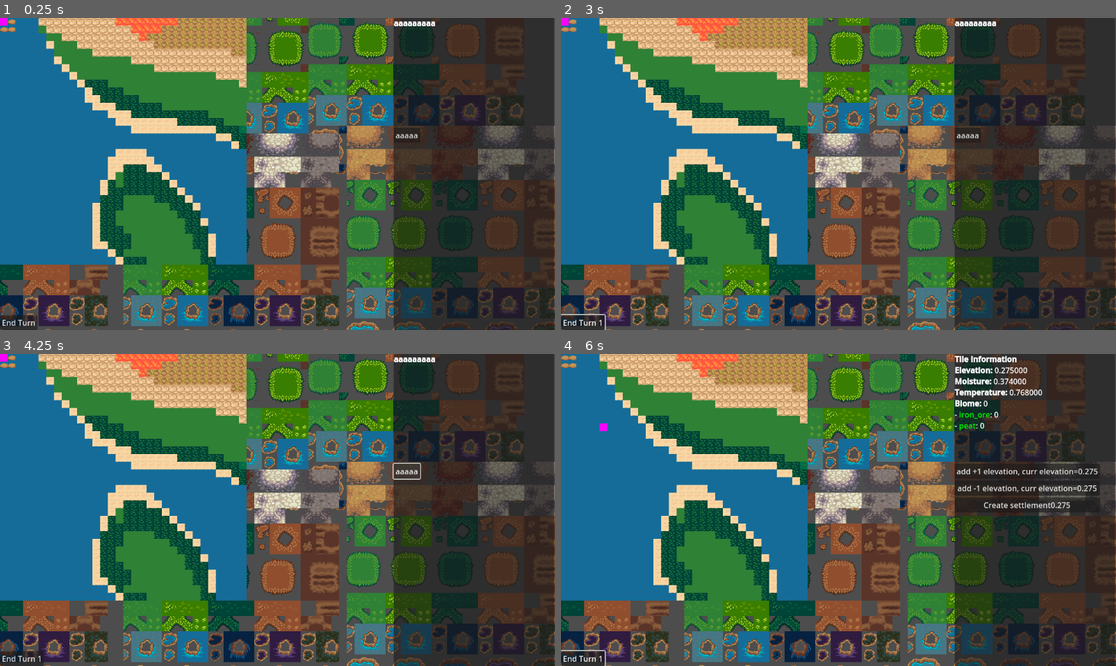
Above: before the commit, frames 1-4 (two rows, left to right).
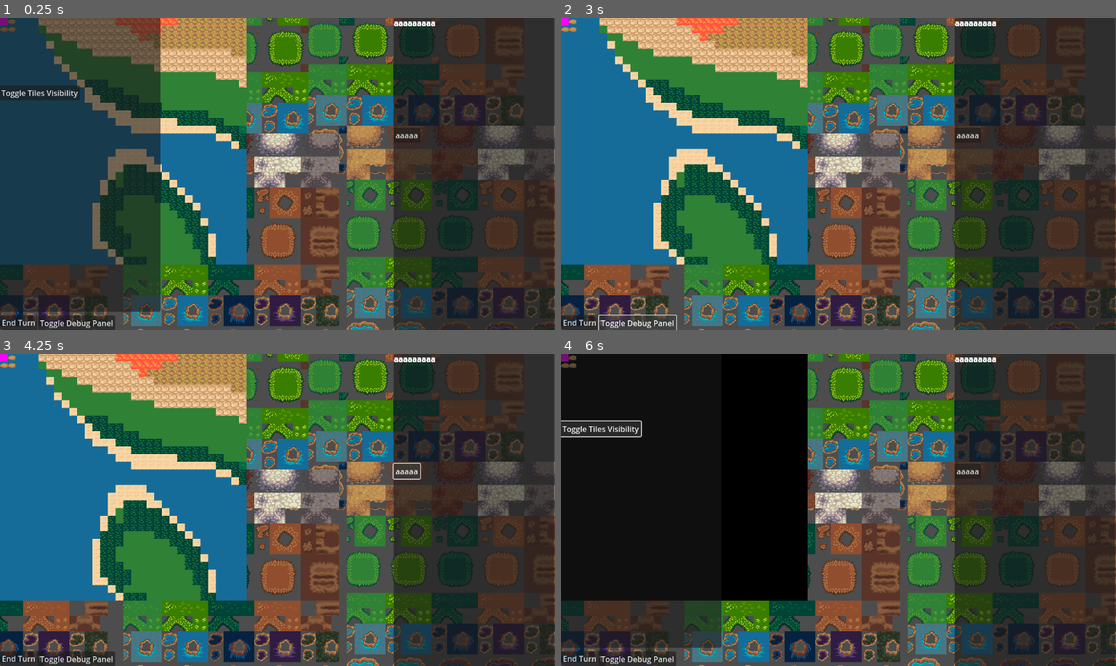
Above: after the commit, the same moments.

Repository: madokakaname345/mythic-steel
Game: Godot game, scene res://scenes/main_scene.tscn
The game is run twice, just before and just after one commit, with the same random seed, the same clock (stepped at 60 frames per second) and the same inputs.
Inputs (mouse positions are in pixels of both pictures, inside the frame that each line leads up to):
- Up to frame 1 (0.25 s): no input
- Up to frame 2 (3 s): click "aaaaa" at 0.5 s; click "End Turn" at 1.25 s; click "End Turn 1" at 2 s; click (638, 323) at 2.75 s, where only the run after the commit has a clickable "Toggle Debug Panel"
- Up to frame 3 (4.25 s): click "aaaaa" at 3.5 s
- Up to frame 4 (6 s): click "End Turn 1" at 4.25 s; click (638, 659) at 5 s, where only the run after the commit has a clickable "Toggle Debug Panel"; click (599, 428) at 5.75 s, where only the run after the commit has a clickable "Toggle Tiles Visibility"

The runs differ from the first frame. In frame 1, 27% of the frame differs, in the area x 0-29%, y 0-100%; in frame 2, 0.4%; in frame 3, 0.5%; in frame 4, 42%, in the area x 0-98%, y 0-100%.
Error before the commit: Invalid access of index '1257' on a base object of type: 'Array'. (res://scripts/tile_map_layers.gd:23)

Commit message:
add buidlings + visibility

Diff:
--- a/scenes/ui.tscn
+++ b/scenes/ui.tscn
@@ -45,4 +45,41 @@
 offset_right = -0.336006
 text = "End Turn"
 
-[connection signal="pressed" from="EndTurnButton" to="." method="_on_button_pressed"]
+[node name="DebubPanelButton" type="Button" parent="."]
+anchors_preset = -1
+anchor_top = 0.952
+anchor_right = 0.068
+anchor_bottom = 1.0
+offset_left = 79.0
+offset_top = 1.104
+offset_right = 78.664
+offset_bottom = 1.0
+text = "Toggle Debug Panel"
+
+[node name="DebugPanel" type="Panel" parent="."]
+anchors_preset = 15
+anchor_right = 1.0
+anchor_bottom = 1.0
+offset_top = -2.0
+offset_right = -819.0
+offset_bottom = -38.0
+grow_horizontal = 2
+grow_vertical = 2
+
+[node name="ButtonsContainer" type="GridContainer" parent="DebugPanel"]
+layout_mode = 1
+anchors_preset = -1
+anchor_right = 1.0
+anchor_bottom = 1.0
+offset_left = -1.0
+offset_top = 142.0
+offset_right = -1.0
+offset_bottom = -292.0
+
+[node name="Toggle Tiles Visibility" type="Button" parent="DebugPanel/ButtonsContainer"]
+layout_mode = 2
+text = "Toggle Tiles Visibility"
+
+[connection signal="pressed" from="EndTurnButton" to="." method="_on_end_turn_button_pressed"]
+[connection signal="pressed" from="DebubPanelButton" to="." method="_on_debub_panel_button_pressed"]
+[connection signal="pressed" from="DebugPanel/ButtonsContainer/Toggle Tiles Visibility" to="." method="_on_toggle_tiles_visibility_pressed"]
--- a/scripts/SignalBus.gd
+++ b/scripts/SignalBus.gd
@@ -4,3 +4,8 @@
 signal update_tile(coords)
 signal settlement_created(settlement)
 signal end_turn
+
+
+#debug signals
+signal toggle_debug_panel
+signal toggle_visibility
--- a/scripts/main_scene.gd
+++ b/scripts/main_scene.gd
@@ -17,6 +17,7 @@
 	SignalBus.update_tile.connect(upd_map)
 	SignalBus.settlement_created.connect(add_settlement)
 	SignalBus.end_turn.connect(end_turn)
+	SignalBus.toggle_visibility.connect(toggle_visibility)
 
 func upd_ui():
 	ui.render(curr_selected_obj)
@@ -44,3 +45,7 @@
 
 func get_resources_in_radius(r: int, coords: Vector2i):
 	return tile_map_layers.get_resources_in_radius(r, coords)
+
+func toggle_visibility():
+	#upd global visibility + redraw terrain
+	tile_map_layers.toggle_global_visibility(true)
--- a/scripts/map_cell.gd
+++ b/scripts/map_cell.gd
@@ -8,6 +8,7 @@
 var coords
 var settlement
 var main: Main
+var visibility = false
 
 var atlas_mapping = {
 	0: Vector2i(0, 46),
@@ -26,6 +27,8 @@
 	13: Vector2i(42, 85),
 }
 
+var undiscovered_tile_coords = Vector2i(50, 0)
+
 
 func _init(elevation, moisture, temperature, biome, resources, coords, main):
 	self.elevation = elevation
@@ -35,10 +38,14 @@
 	self.resources = resources
 	self.coords = coords
 	self.main = main
+	self.visibility = false  # Default to hidden
 
 
-func get_terrain_graphics():
-	return atlas_mapping[int(biome)]
+func get_terrain_graphics(global_visibility: bool):
+	if global_visibility || visibility:
+		return atlas_mapping[int(biome)]
+	else:
+		return undiscovered_tile_coords
 
 func get_settlement_graphics():
 	# calc settlement graphics some way
--- a/scripts/settlement.gd
+++ b/scripts/settlement.gd
@@ -18,6 +18,7 @@
 	self.resources = {"wood": 100, "stone": 60, "iron": 5}
 	self.cell = cell
 	self.main = main
+	upd_visibility()
 	SignalBus.settlement_created.emit(self)
 
 func end_turn():
@@ -65,3 +66,10 @@
 
 func get_nearby_resources():
 	return main.get_resources_in_radius(2, cell.coords)
+
+func upd_visibility():
+	# visibility radius 2
+	for i in range (-2,2 + 1):
+		for j in range(-2,2 + 1):
+			main.tile_map_layers.world_map.get_cell(cell.coords + Vector2i(i,j)).visibility = true
+			SignalBus.update_tile.emit(cell.coords)
--- a/scripts/tile_map_layers.gd
+++ b/scripts/tile_map_layers.gd
@@ -5,6 +5,8 @@
 var world_map: WorldMap
 var terrain_layer
 var settlement_layer
+
+var is_globally_visible: bool
 
 
 func _ready():
@@ -14,6 +16,7 @@
 	#side_panel = get_node("/root/MainScene/UI/SidePanel")
 	#rich_text_label = side_panel.get_node("RichTextLabel")
 	#buttons_container = side_panel.get_node("ButtonsContainer")
+	is_globally_visible = true
 	load_maps("data/map.json")
 
 func _unhandled_input(event):
@@ -47,10 +50,15 @@
 				resources[resource] = content_dict["resources"][resource][y*width + x]
 			var cell = preload("res://scripts/map_cell.gd").new(elevation, moisture, temperature, biome, resources, Vector2i(x, y), main)
 			world_map.set_cell(x,y,cell)
-			terrain_layer.set_cell(Vector2i(x, y), 0, cell.get_terrain_graphics(), 0)
+			terrain_layer.set_cell(Vector2i(x, y), 0, cell.get_terrain_graphics(is_globally_visible), 0)
 
 func update_tile(coords):
 	settlement_layer.set_cell(coords, 0, world_map.get_cell(coords).get_settlement_graphics(), 0)
+
+func update_terrain():
+	for x in range(world_map.width):
+		for y in range(world_map.height):
+			terrain_layer.set_cell(Vector2i(x, y), 0, world_map.get_cell(Vector2i(x, y)).get_terrain_graphics(is_globally_visible), 0)
 
 func _increate_elevation(tile):
 	tile.elevation += 1
@@ -69,3 +77,9 @@
 					else:
 						resources[res_name] = world_map.get_cell(coords + Vector2i(i,j)).resources[res_name]
 	return resources
+
+
+func toggle_global_visibility(upd_map: bool):
+	is_globally_visible = !is_globally_visible
+	if upd_map:
+		update_terrain()
--- a/scripts/ui.gd
+++ b/scripts/ui.gd
@@ -3,6 +3,7 @@
 @onready var rich_text_label = $SidePanel/RichTextLabel
 @onready var buttons_container = $SidePanel/ButtonsContainer
 @onready var end_turn_button = $EndTurnButton
+@onready var debug_panel: Panel = $DebugPanel
 
 func render(selected_obj):
 	var data = selected_obj.get_ui_data() # string
@@ -22,5 +23,12 @@
 	if event is InputEventMouseButton and event.pressed and event.button_index == MouseButton.MOUSE_BUTTON_LEFT:
 		pass
 
-func _on_button_pressed():
+func _on_end_turn_button_pressed():
 	SignalBus.end_turn.emit()
+
+
+func _on_toggle_tiles_visibility_pressed():
+	SignalBus.toggle_visibility.emit()
+
+func _on_debub_panel_button_pressed():
+	debug_panel.set_visible(!debug_panel.is_visible())
--- /dev/null
+++ b/scripts/units/unit.gd
@@ -0,0 +1,11 @@
+class_name Unit
+extends RefCounted  # Pure data, no scene
+
+var cell: MapCell
+var movement_points: int
+var vision_radius: int
+
+func _init(unit_type: String, cell: MapCell, owner_id: int):
+    self.cell = cell
+    self.movement_points = 10
+    self.vision_radius = 1
--- a/scripts/world_map.gd
+++ b/scripts/world_map.gd
@@ -1,8 +1,8 @@
 class_name WorldMap
 
 var main: Main
-var width
-var height
+var width: int
+var height: int
 var cells = []
 
 func _init(width, height, main):
@@ -15,6 +15,10 @@
 	var index = y * width + x
 	cells[index] = cell
 
-func get_cell(coords) -> MapCell:
+func get_cell(coords: Vector2i) -> MapCell:
+	if coords.x >= width || coords.x < 0:
+		coords.x = ((coords.x % width) + width) % width
+	if coords.y >= height || coords.y < 0:
+		coords.y = ((coords.y % height) + height) % height
 	var index = coords.y * width + coords.x
 	return cells[index]
